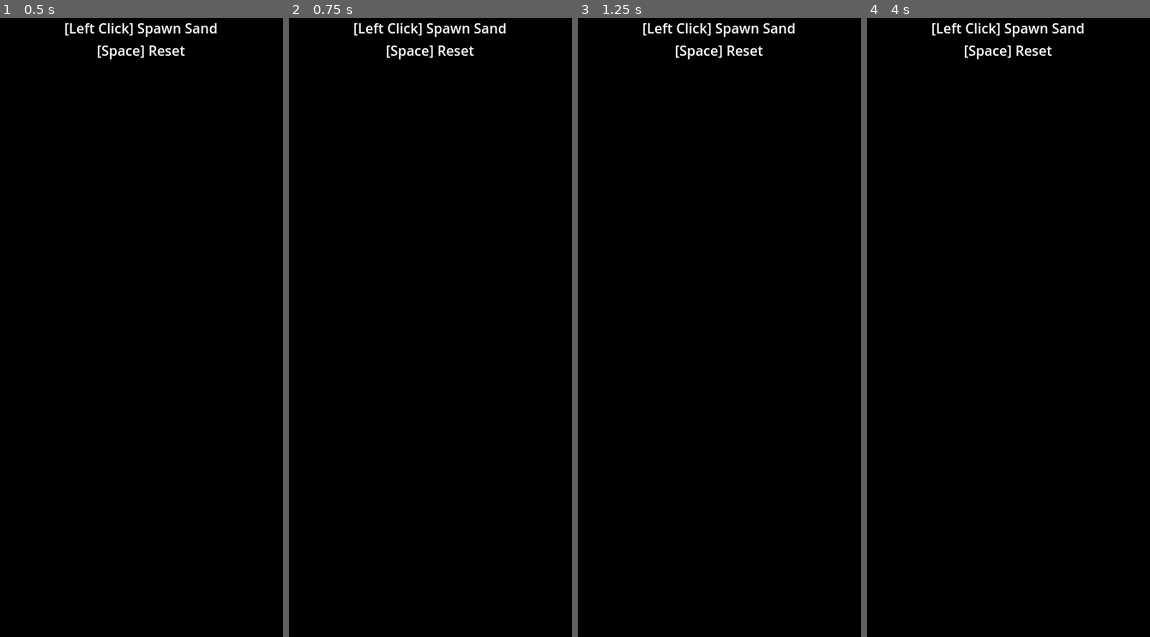
Above: before the commit, frames 1-4 (left to right).
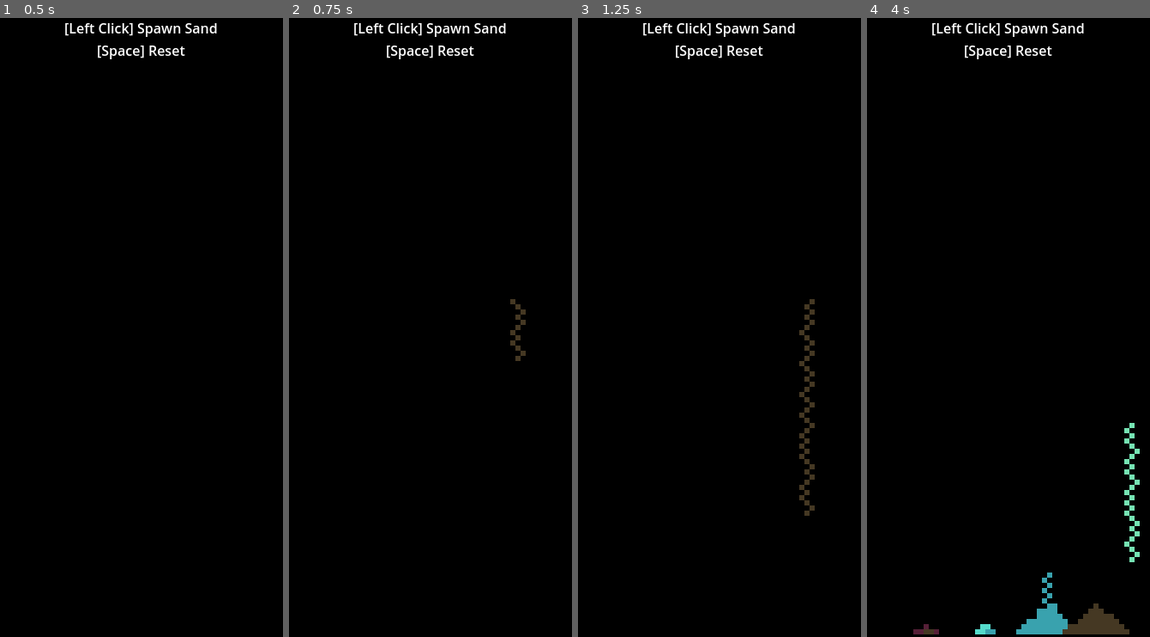
Above: after the commit, the same moments.

Repository: byronHogan1218/SandSimulator
Game: Godot game, scene res://simulator.tscn
Two runs of this game, one before a commit and one after it. Both use one fixed random seed, a clock stepped at 60 frames per second and the inputs below.
Inputs (mouse positions are in pixels of both pictures, inside the frame that each line leads up to):
- Up to frame 1 (0.5 s): no input
- Up to frame 2 (0.75 s): tap Enter at 0.5 s; move the mouse to (521, 296) at 0.52 s; press the mouse at (521, 296) at 0.53 s
- Up to frame 3 (1.25 s): no input
- Up to frame 4 (4 s): move the mouse to (926, 358) at 1.27 s; release the mouse at (926, 358) at 1.28 s; click (926, 358) at 1.35 s; move the mouse to (1050, 191) at 2.02 s; press the mouse at (1050, 191) at 2.03 s; move the mouse to (988, 451) at 2.77 s; release the mouse at (988, 451) at 2.78 s; click (988, 451) at 2.85 s; move the mouse to (1133, 420) at 3.52 s; press the mouse at (1133, 420) at 3.53 s

Frame 1 is identical in both runs. In frame 2, 0.2% of the frame differs, in the area x 78-84%, y 45-56%; in frame 3, 0.6%; in frame 4, 1.9%, in the area x 16-97%, y 65-100%.
Error before the commit: Parse Error: Expected indented block after "for" block. (res://SandSpawner.gd:200)

Commit message:
fixing formatting issue

Diff:
--- a/SandSpawner.gd
+++ b/SandSpawner.gd
@@ -198,7 +198,7 @@
 	colors = colorSchemes[rng.randi_range(0, colorSchemes.size()-1)]
 	currentSand = []
 	for row in range(windowHeight):
-	var sandRow: Array[Variant] = []
+		var sandRow: Array[Variant] = []
 		for column in range(windowWidth):
 			sandRow.append(null)
 		currentSand.append(sandRow)
